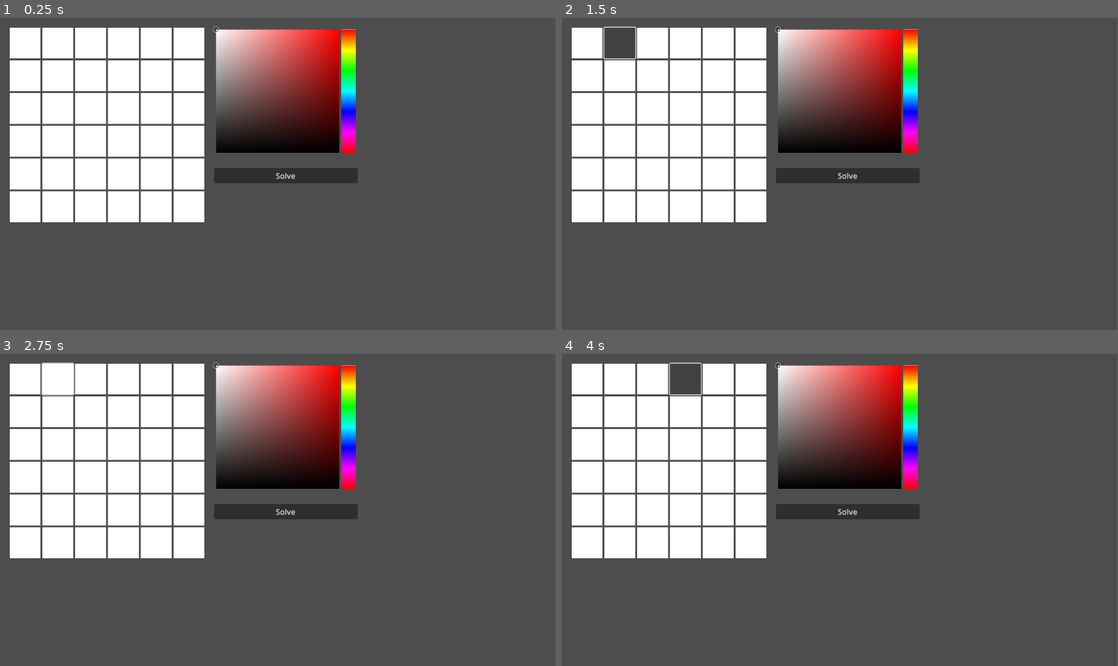
Above: before the commit, frames 1-4 (two rows, left to right).
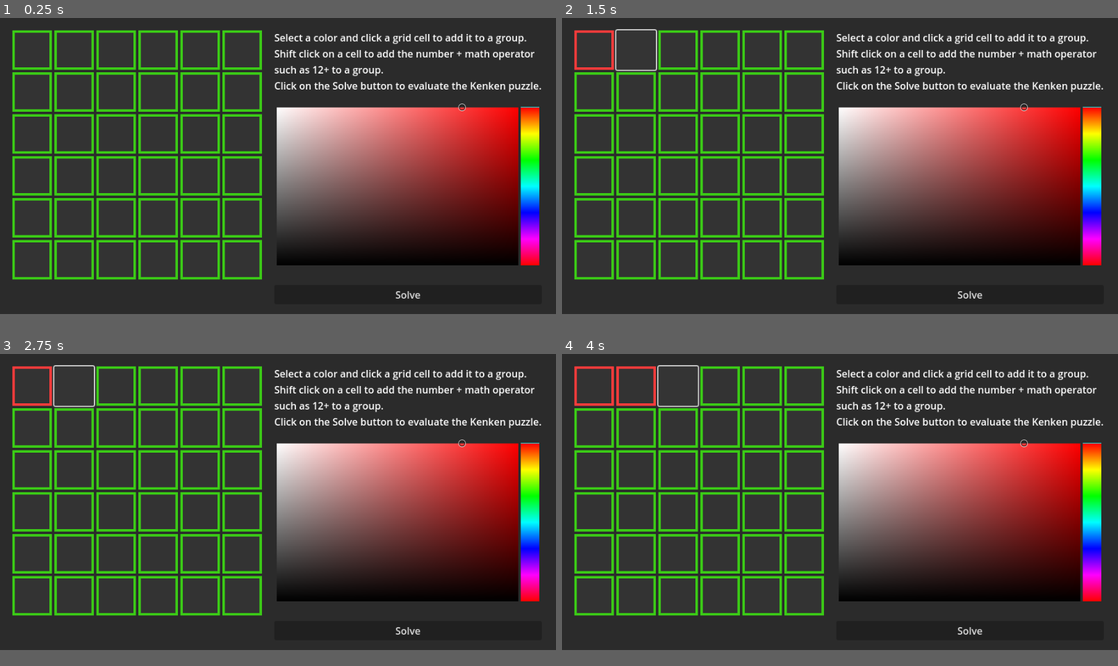
Above: after the commit, the same moments.

Repository: andrew-wilkes/godot-kenken
Game: Godot game, scene res://main.tscn
Same seed, same stepped clock (60 frames per second), same inputs: the game is played once before the commit and once after it.
Inputs (mouse positions are in pixels of both pictures, inside the frame that each line leads up to; where the layout moved, square brackets give the same spot in the first picture):
- Up to frame 1 (0.25 s): no input
- Up to frame 2 (1.5 s): click (595, 52) [589, 42] at 0.5 s; click (617, 42) at 1.27 s
- Up to frame 3 (2.75 s): click (72, 388) at 2.02 s
- Up to frame 4 (4 s): click (650, 378) at 2.77 s; click (678, 388) at 3.52 s
In our replay, the window is 799x449 before the commit and 800x426 after it. These sizes can differ from the game's own. Grey fills any space a smaller window leaves; there, only what the larger window draws over its background counts as a difference.

The runs differ from the first frame. In frame 1, 92% of the frame differs, in the area x 0-100%, y 0-95%; in frame 2, 92%; in frame 3, 92%; in frame 4, 92%.

Commit message:
Add group and tagging features to the UI

Diff:
--- a/kenken/Main.gd
+++ b/kenken/Main.gd
@@ -9,7 +9,10 @@
 		var button: Button = %Cell
 		if n > 0:
 			button = %Cell.duplicate()
+			var style_box = button.get("theme_override_styles/normal")
+			button.set("theme_override_styles/normal", style_box.duplicate())
 			%Grid.add_child(button)
+		button.set_meta("group_id", 0)
 		button.pressed.connect(on_button_clicked.bind(button))
 
 
@@ -18,7 +21,11 @@
 		current_button = b
 		$PopupPanel.popup()
 		$PopupPanel/LineEdit.grab_focus()
-	b.modulate = %ColorPicker.color
+		$PopupPanel/LineEdit.text = ""
+	else:
+		var style_box = b.get("theme_override_styles/normal")
+		style_box.border_color = %ColorPicker.color
+		b.set_meta("group_id", %ColorPicker.color.to_rgba32())
 
 
 func _on_popup_panel_popup_hide():
@@ -33,7 +40,7 @@
 func extract_groups():
 	var idx = 0
 	for cell in %Grid.get_children():
-		var key = cell.modulate
+		var key = cell.get_meta("group_id")
 		if groups.has(key):
 			groups[key].append(idx)
 		else:
@@ -44,8 +51,12 @@
 
 func extract_ops():
 	for cell in %Grid.get_children():
-		var key = cell.modulate
+		var key = cell.get_meta("group_id")
 		var txt = cell.text
 		if txt.length() > 0:
 			ops[key] = [int(txt.left(-1)), txt.right(1)]
 	print(ops)
+
+
+func _on_line_edit_text_submitted(_new_text):
+	$PopupPanel.hide()
--- a/kenken/main.tscn
+++ b/kenken/main.tscn
@@ -3,7 +3,12 @@
 [ext_resource type="Script" path="res://Main.gd" id="1_fcgpm"]
 
 [sub_resource type="StyleBoxFlat" id="StyleBoxFlat_rmgue"]
-bg_color = Color(1, 1, 1, 1)
+bg_color = Color(0.2, 0.2, 0.2, 1)
+border_width_left = 4
+border_width_top = 4
+border_width_right = 4
+border_width_bottom = 4
+border_color = Color(0.231373, 0.8, 0.0862745, 1)
 
 [node name="Main" type="Control"]
 layout_mode = 3
@@ -42,9 +47,17 @@
 layout_mode = 2
 theme_override_constants/separation = 20
 
+[node name="Label" type="Label" parent="M/HB/VB"]
+layout_mode = 2
+text = "Select a color and click a grid cell to add it to a group.
+Shift click on a cell to add the number + math operator
+such as 12+ to a group.
+Click on the Solve button to evaluate the Kenken puzzle."
+
 [node name="ColorPicker" type="ColorPicker" parent="M/HB/VB"]
 unique_name_in_owner = true
 layout_mode = 2
+color = Color(1, 0.231373, 0.231373, 1)
 edit_alpha = false
 can_add_swatches = false
 sampler_visible = false
@@ -70,3 +83,4 @@
 
 [connection signal="pressed" from="M/HB/VB/Solve" to="." method="_on_solve_pressed"]
 [connection signal="popup_hide" from="PopupPanel" to="." method="_on_popup_panel_popup_hide"]
+[connection signal="text_submitted" from="PopupPanel/LineEdit" to="." method="_on_line_edit_text_submitted"]
--- a/kenken/project.godot
+++ b/kenken/project.godot
@@ -14,3 +14,12 @@
 run/main_scene="res://main.tscn"
 config/features=PackedStringArray("4.1", "Forward Plus")
 config/icon="res://icon.svg"
+
+[display]
+
+window/size/viewport_width=900
+window/size/viewport_height=480
+
+[rendering]
+
+environment/defaults/default_clear_color=Color(0.168627, 0.168627, 0.168627, 1)
